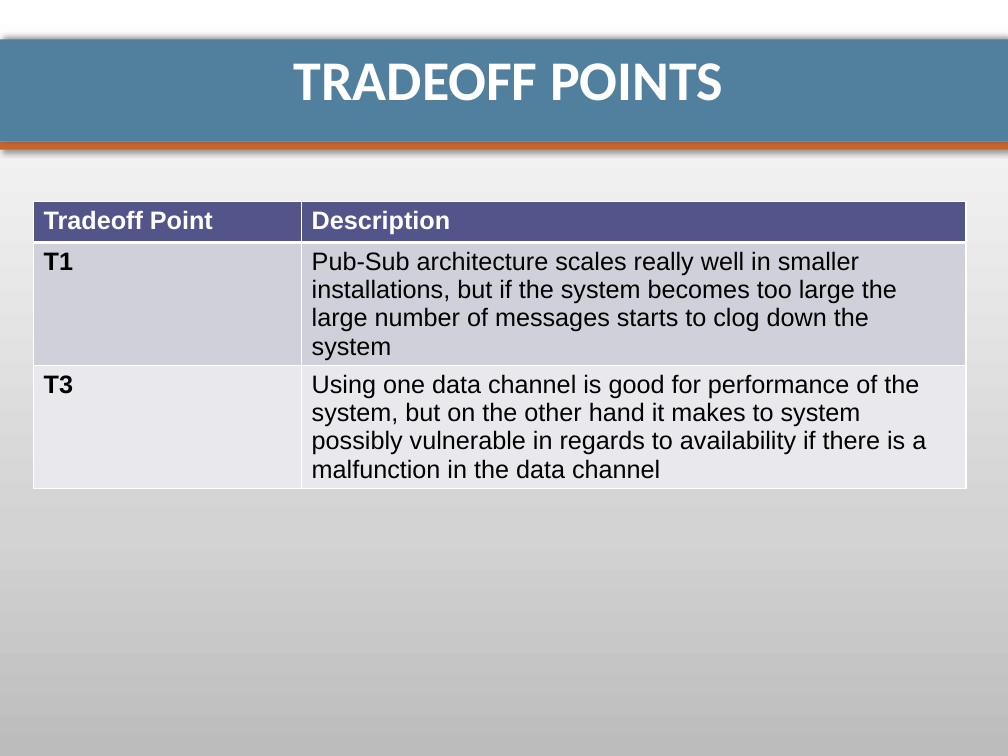
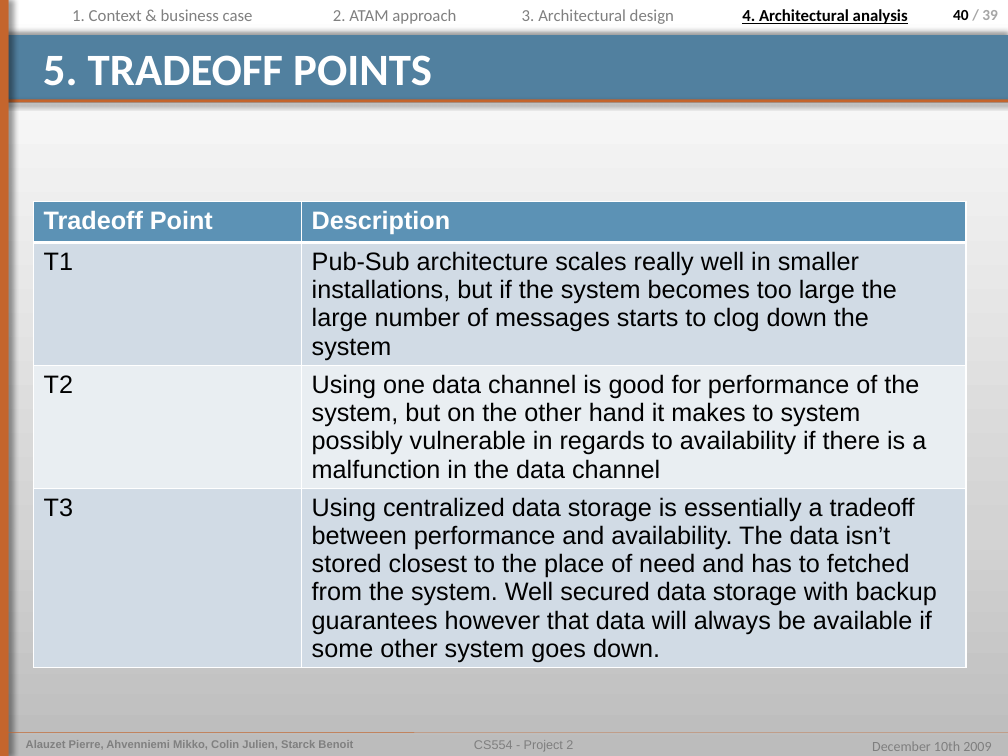
Before and after one commit to pierrealauzet/euroteam, a slide deck: slide 40 of Project 2/PartFinal/CS554_EuroTeam_Project2_Final_Mikko.pptx (slide 31 before the commit). Drawn at 1008x756 pixels with LibreOffice and Linux fonts; fonts in the diff are those of the drawing. Boxes give left, top, right and bottom in pixels: in the first picture for what was removed or moved away, otherwise in the second. Text is boxed around its words. In the diff, an @@ line names an element or a change of style, - is before the commit and + after.

Commit message:
added mikko version of document

```diff
--- a/Project 2/PartFinal/CS554_EuroTeam_Project2_Final_Mikko.pptx
+++ b/Project 2/PartFinal/CS554_EuroTeam_Project2_Final_Mikko.pptx
@@ rectangle added at [0, 0, 8, 756], fill #C4652D @@
@@ rectangle added at [0, 0, 8, 756], fill #C4652D @@
@@ text added at [72, 9, 253, 21], 12 pt, text #808080 @@
+1. Context & business case
@@ text added at [333, 9, 456, 24], 12 pt, text #808080 @@
+2. ATAM approach
@@ text added at [522, 9, 674, 24], 12 pt, text #808080 @@
+3. Architectural design
@@ text added at [742, 9, 908, 24], 12 pt, text #000000, bold, underline @@
+4. Architectural analysis
@@ page number added at [953, 10, 998, 20], 11 pt, text #A6A6A6, bold @@
+40 / 39
@@ rectangle: place and size @@
-rectangle at [0, 39, 1008, 142]
+rectangle at [0, 35, 1008, 103]
@@ rectangle at [0, 35, 1008, 103]: shadow changed @@
@@ title at [43, 55, 432, 86]: text changed; size 40 to 32 pt @@
-TRADEOFF POINTS
+5. TRADEOFF POINTS
@@ rectangle: place and size @@
-rectangle at [0, 142, 1008, 150]
+rectangle at [0, 100, 1008, 103]
@@ table at [33, 202, 966, 667] @@
-row 3: T3 | Using one data channel is good for performance of the system, but on the other hand it makes to system possibly vulnerable in regards to availability if there is a malfunction in the data channel
+row 3: T2 | Using one data channel is good for performance of the system, but on the other hand it makes to system possibly vulnerable in regards to availability if there is a malfunction in the data channel
+row 4: T3 | Using centralized data storage is essentially a tradeoff between performance and availability. The data isn’t stored closest to the place of need and has to fetched from the system. Well secured data storage with backup guarantees however that data will always be available if some other system goes down.
@@ line added from (8, 733) to (1008, 733), #C4652D 0.25 pt @@
@@ text added at [26, 740, 353, 749], 8 pt, text #808080, bold @@
+Alauzet Pierre, Ahvenniemi Mikko, Colin Julien, Starck Benoit
@@ text added at [474, 740, 573, 751], 9 pt, text #7F7F7F @@
+CS554 - Project 2
@@ text added at [872, 741, 991, 751], 10 pt, text #7F7F7F @@
+December 10th 2009
```
Also in this commit, not shown: 23 other slides changed, 16 slides added, 4 slides removed, 1 other file.
